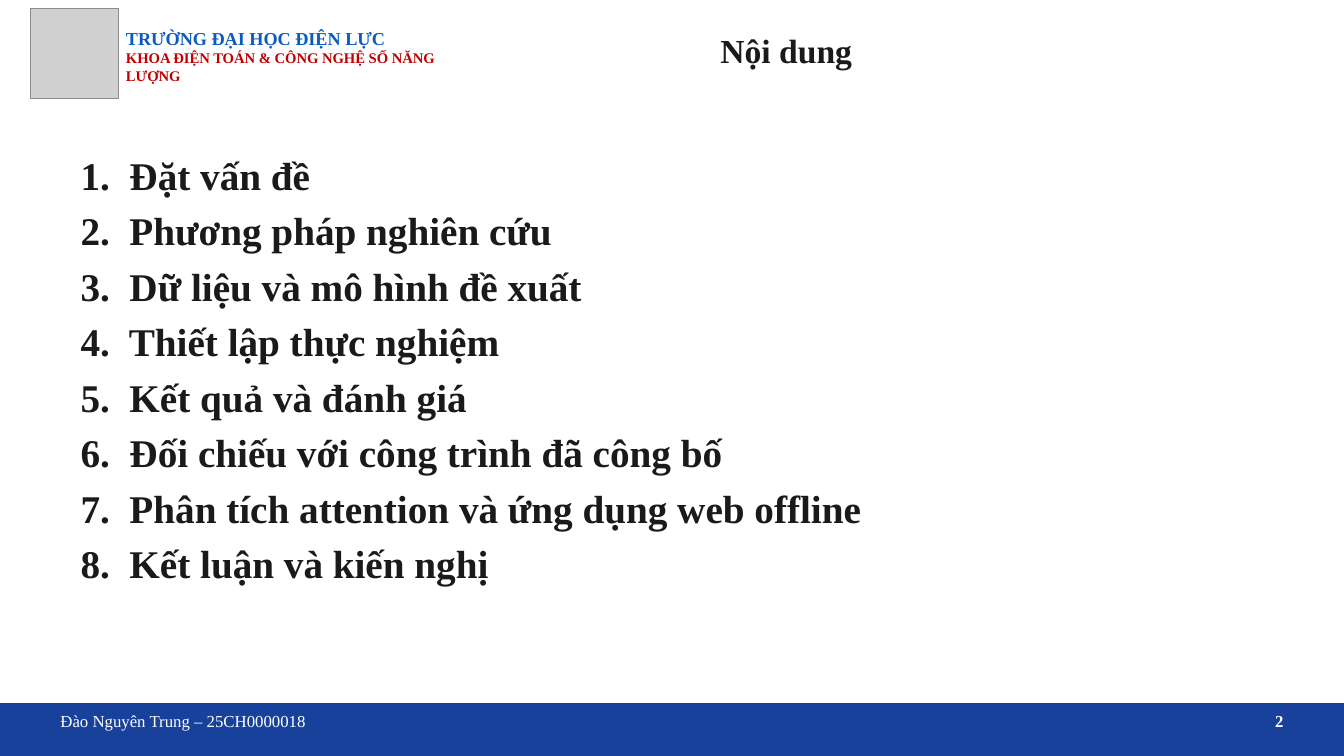
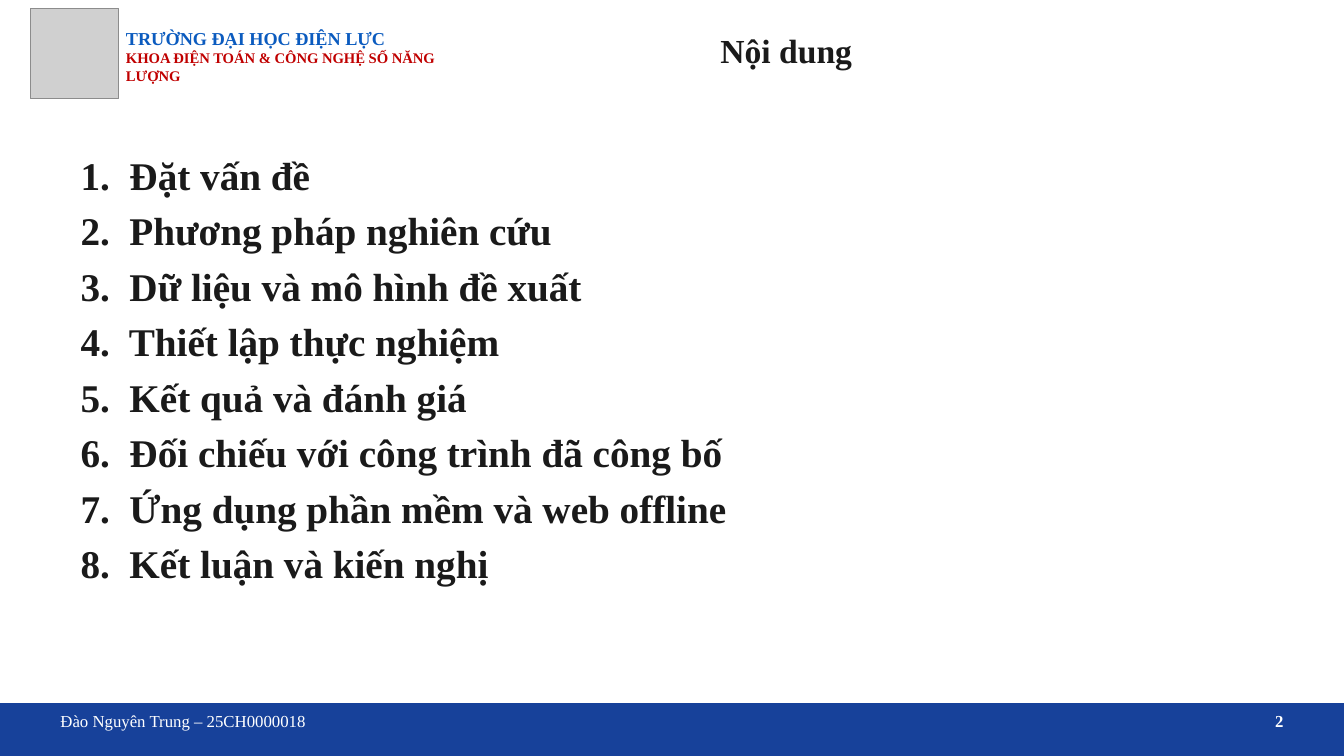
Before and after one commit to trungnguyen107/Medical-image-segmentation-breast-ultrasound-unet-attention, a slide deck: slide 2 of docs/Slide_bao_cao_DATN_U-Net_Attention.pptx. Drawn at 1344x756 pixels with LibreOffice and Linux fonts; fonts in the diff are those of the drawing; grey boxes stand for pictures; background and template pictures are left out. Boxes give left, top, right and bottom in pixels: in the first picture for what was removed or moved away, otherwise in the second. Text is boxed around its words. In the diff, an @@ line names an element or a change of style, - is before the commit and + after.

```diff
--- a/docs/Slide_bao_cao_DATN_U-Net_Attention.pptx
+++ b/docs/Slide_bao_cao_DATN_U-Net_Attention.pptx
@@ text at (x1=81, y1=492, x2=727, y2=530): text changed @@
-7. Phân tích attention và ứng dụng web offline
+7. Ứng dụng phần mềm và web offline
```
Also in this commit, not shown: 12 other slides changed, 6 slides removed, 4 other files.
